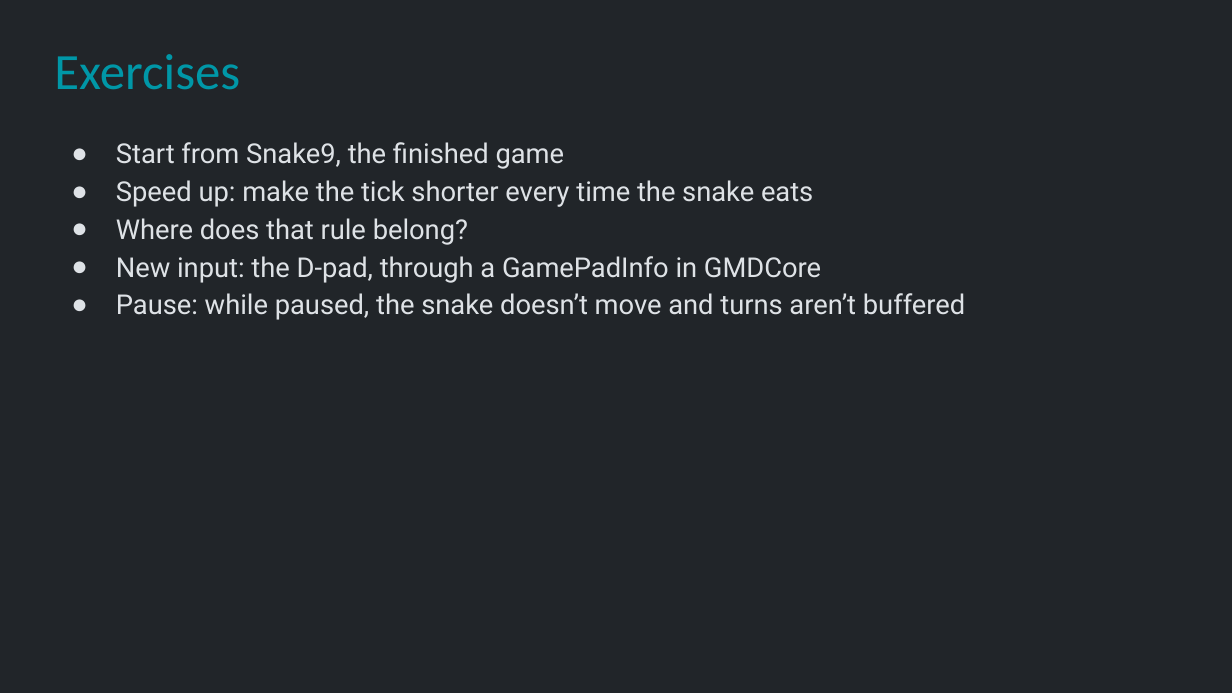
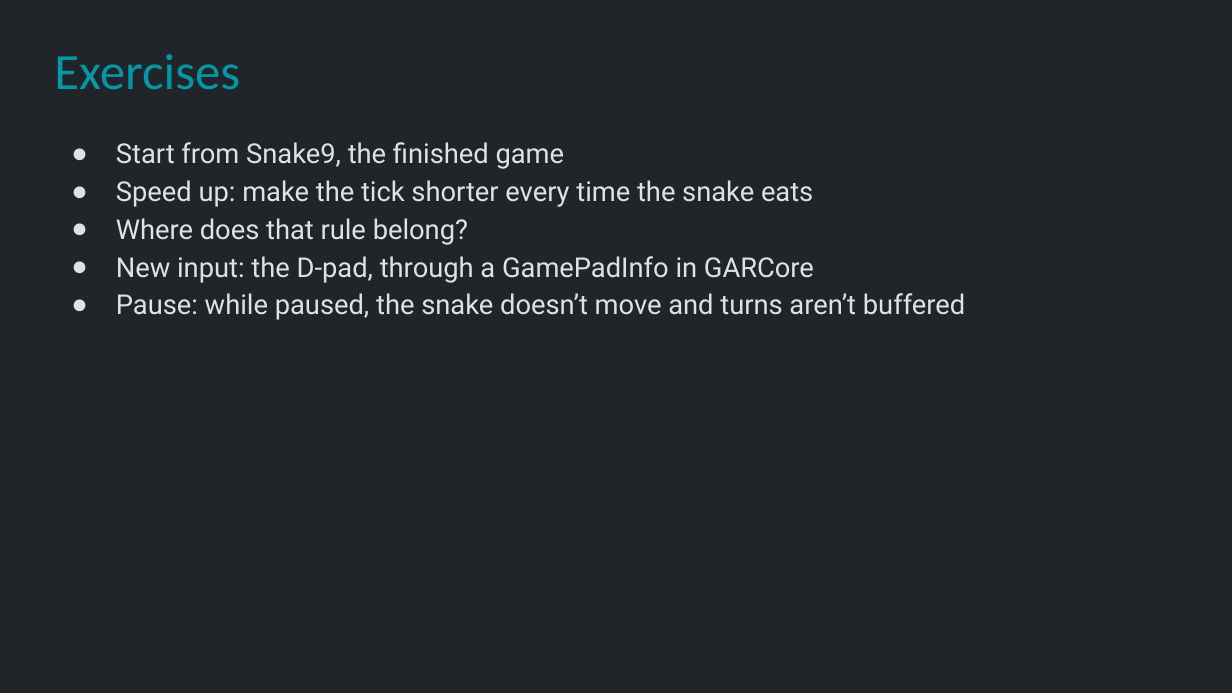
Before and after one commit to Metamate/gar, a slide deck: slide 37 of slides/03 Snake.pptx. Drawn at 1232x693 pixels with LibreOffice and Linux fonts; fonts in the diff are those of the drawing. Boxes give left, top, right and bottom in pixels: in the first picture for what was removed or moved away, otherwise in the second. Text is boxed around its words. In the diff, an @@ line names an element or a change of style, - is before the commit and + after.

```diff
--- a/slides/03 Snake.pptx
+++ b/slides/03 Snake.pptx
@@ text at [116,256,814,283]: text changed @@
-● New input: the D-pad, through a GamePadInfo in GMDCore
+● New input: the D-pad, through a GamePadInfo in GARCore
```
Also in this commit, not shown: 2 other slides changed, 19 other files.
